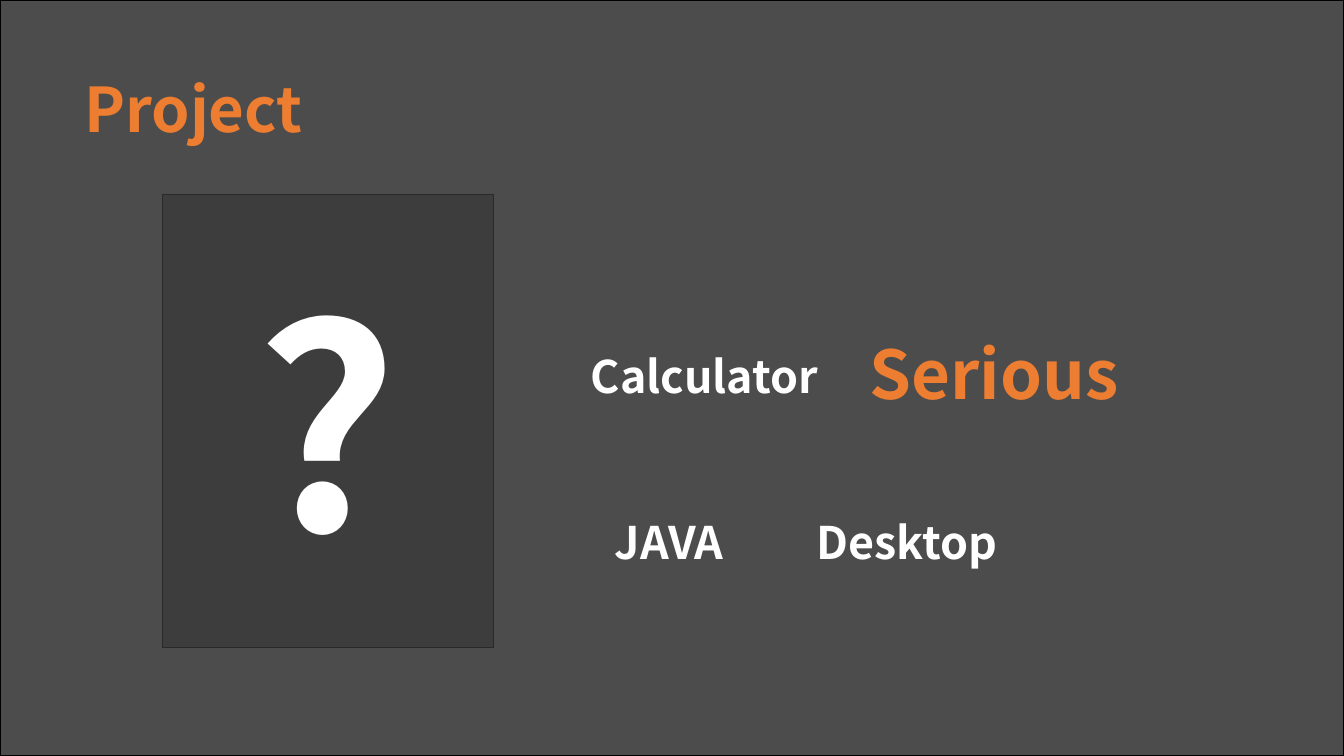
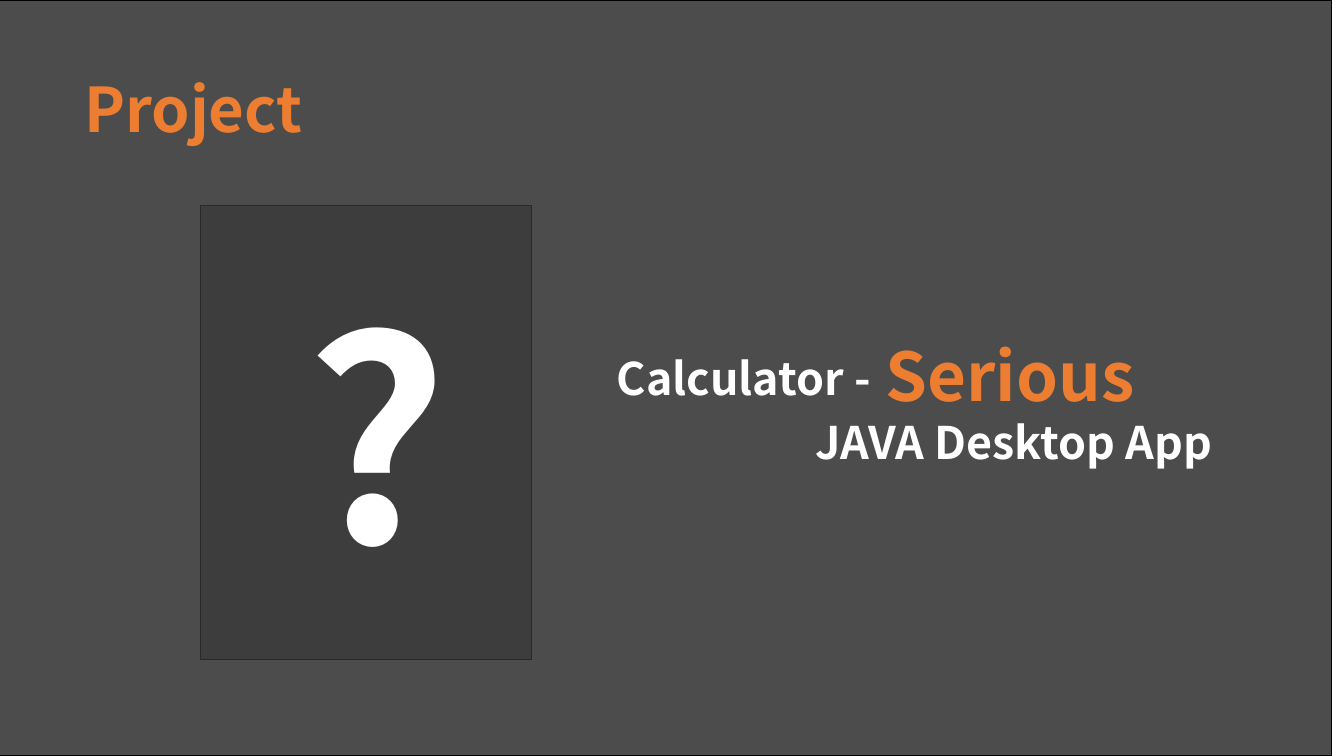
Before and after one commit to hbseo/desktop_calculator, a slide deck: slide 3 of simpsons.pptx. Drawn at 1344x756 pixels with LibreOffice and Linux fonts; fonts in the diff are those of the drawing; grey boxes stand for pictures. Boxes give left, top, right and bottom in pixels: in the first picture for what was removed or moved away, otherwise in the second. Text is boxed around its words. In the diff, an @@ line names an element or a change of style, - is before the commit and + after.

```diff
--- a/simpsons.pptx
+++ b/simpsons.pptx
@@ rectangle: place and size @@
-rectangle at (0,0,1344,756)
+rectangle at (0,0,1332,756)
@@ picture: place and size @@
-picture at (162,195,494,648)
+picture at (201,206,532,659)
@@ text "?": place and size @@
-text "?" at (246,248,407,596)
+text "?" at (295,260,457,608)
@@ text at (617,359,845,396): text changed @@
-Calculator
+Calculator -
@@ text "Serious": place and size @@
-text "Serious" at (870,344,1119,400)
+text "Serious" at (886,346,1135,402)
@@ text at (816,423,1212,469): text changed @@
-JAVA Desktop
+JAVA Desktop App
```
Also in this commit, not shown: 11 other slides changed, 1 slide added, 1 slide removed.
